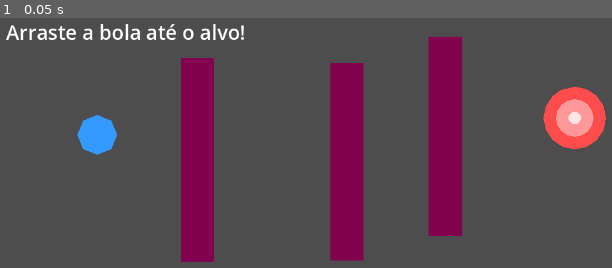
Above: before the commit, frame 1.
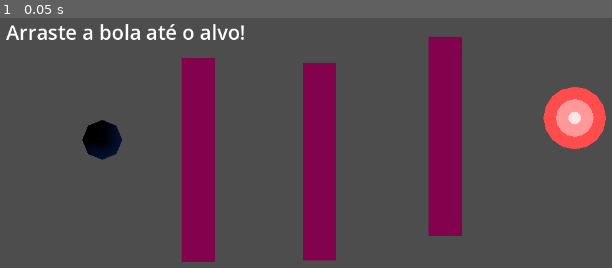
Above: after the commit, the same moment.

Repository: FernandaNHenriques/primeiro-game-alvo
Game: Godot game, scene res://Main.tscn
Two runs of this game, one before a commit and one after it. Both use one fixed random seed, a clock stepped at 60 frames per second and the inputs below.
Inputs:
- Up to frame 1 (0.05 s): no input

The runs differ from the first frame. In frame 1, 8.3% of the frame differs, in the area x 12-60%, y 16-98%.

Commit message:
Mensagem explicando o que foi feito

Diff:
--- a/primeiro-game-alvo-main/Ball.gd
+++ b/primeiro-game-alvo-main/Ball.gd
@@ -1,8 +1,9 @@
 extends CharacterBody2D
-
 
 var is_dragging = false
 var drag_speed = 300.0
+var drag_velocity = Vector2.ZERO
+var friction = 0.92  # Renomeei de deceleration, valor entre 0.85-0.98
 var target_position = Vector2.ZERO
 var start_position = Vector2.ZERO
 
@@ -21,6 +22,7 @@
 					is_dragging = true
 			else:
 				is_dragging = false
+
 	if event is InputEventMouseMotion and is_dragging:
 		target_position = get_global_mouse_position()
 
@@ -30,14 +32,20 @@
 		var distance = global_position.distance_to(target_position)
 
 		if distance > 5.0:
-			velocity = direction * drag_speed
+			# Suaviza a aceleração também
+			var target_velocity = direction * drag_speed
+			velocity = velocity.lerp(target_velocity, 0.3)
 		else:
+			velocity = velocity.lerp(Vector2.ZERO, 0.2)
+	else:
+		# Desaceleração gradual mais natural
+		velocity *= friction
+
+		# Para completamente quando muito devagar
+		if velocity.length() < 2.0:
 			velocity = Vector2.ZERO
 
-		move_and_slide()
-	else:
-		velocity = velocity.lerp(Vector2.ZERO, 0.1)
-		move_and_slide()
+	move_and_slide()
 
 func is_mouse_over_ball() -> bool:
 	var mouse_pos = get_global_mouse_position()
--- a/primeiro-game-alvo-main/GameManager.gd
+++ b/primeiro-game-alvo-main/GameManager.gd
@@ -25,7 +25,6 @@
 
 	label.text = "PARABÉNS! Você acertou o alvo!\nTentativas: %d" % attempts
 
-
 	restart_button.visible = true
 
 func _on_restart_pressed():
--- /dev/null
+++ b/primeiro-game-alvo-main/Main.gdshader
@@ -0,0 +1,27 @@
+shader_type canvas_item;
+
+uniform vec4 center_color : source_color = vec4(0.4, 0.7, 1.0, 1.0);  // Azul claro no centro
+uniform vec4 edge_color : source_color = vec4(0.1, 0.3, 0.9, 1.0);     // Azul escuro nas bordas
+uniform float gradient_intensity = 1.5;
+uniform float rim_intensity = 0.3;
+
+void fragment() {
+	vec4 tex = texture(TEXTURE, UV);
+
+	// Distância do centro (0.0 no centro, 1.0 nas bordas)
+	vec2 centered_uv = UV - vec2(0.5);
+	float dist = length(centered_uv) * 2.0;
+
+	// Cria o gradiente radial
+	float gradient = pow(dist, gradient_intensity);
+	vec4 color = mix(center_color, edge_color, clamp(gradient, 0.0, 1.0));
+
+	// Adiciona rim lighting (brilho nas bordas)
+	float rim = 1.0 - dist;
+	rim = pow(rim, 3.0) * rim_intensity;
+	color.rgb += vec3(rim);
+
+	// Aplica a textura original como máscara
+	COLOR = color * tex;
+	COLOR.a = tex.a;
+}
--- a/primeiro-game-alvo-main/Main.tscn
+++ b/primeiro-game-alvo-main/Main.tscn
@@ -1,13 +1,35 @@
-[gd_scene load_steps=9 format=3 uid="uid://cj7qkxm8qh8yk"]
+[gd_scene load_steps=14 format=3 uid="uid://cj7qkxm8qh8yk"]
 
 [ext_resource type="Script" uid="uid://c5no5hl4fkmef" path="res://GameManager.gd" id="1_3r3xw"]
 [ext_resource type="Script" uid="uid://cbhfacnoeqra0" path="res://Ball.gd" id="2_ball"]
+[ext_resource type="Shader" uid="uid://b8wnvhm23n4t2" path="res://Main.gdshader" id="3_cm0pq"]
 [ext_resource type="Script" uid="uid://clhkrsurwydj5" path="res://Target.gd" id="3_target"]
 
 [sub_resource type="CircleShape2D" id="CircleShape2D_ball"]
 radius = 32.0
 
-[sub_resource type="ViewportTexture" id="ViewportTexture_r0du0"]
+[sub_resource type="ShaderMaterial" id="ShaderMaterial_fos0i"]
+shader = ExtResource("3_cm0pq")
+shader_parameter/center_color = Color(0.4, 0.7, 1, 1)
+shader_parameter/edge_color = Color(0.1, 0.3, 0.9, 1)
+shader_parameter/gradient_intensity = 1.5
+shader_parameter/rim_intensity = 0.3
+
+[sub_resource type="Gradient" id="Gradient_fos0i"]
+
+[sub_resource type="GradientTexture2D" id="GradientTexture2D_3dxm6"]
+gradient = SubResource("Gradient_fos0i")
+width = 128
+height = 128
+fill = 1
+
+[sub_resource type="Gradient" id="Gradient_cm0pq"]
+
+[sub_resource type="GradientTexture2D" id="GradientTexture2D_fos0i"]
+gradient = SubResource("Gradient_cm0pq")
+width = 128
+height = 128
+fill = 1
 
 [sub_resource type="RectangleShape2D" id="RectangleShape2D_r0du0"]
 size = Vector2(50, 310.5)
@@ -27,7 +49,7 @@
 anchor_bottom = 1.0
 grow_horizontal = 2
 grow_vertical = 2
-color = Color(0.06823815, 0.49831897, 0.64678186, 1)
+color = Color(0.8489266, 0.9490085, 0.99810165, 1)
 
 [node name="Ball" type="CharacterBody2D" parent="."]
 position = Vector2(186, 227)
@@ -37,14 +59,20 @@
 shape = SubResource("CircleShape2D_ball")
 
 [node name="Sprite" type="Polygon2D" parent="Ball"]
+z_as_relative = false
+material = SubResource("ShaderMaterial_fos0i")
+position = Vector2(8, 8)
 color = Color(0.2, 0.6, 1, 1)
+texture = SubResource("GradientTexture2D_3dxm6")
 polygon = PackedVector2Array(-32, 0, -22.6274, 22.6274, 0, 32, 22.6274, 22.6274, 32, 0, 22.6274, -22.6274, 0, -32, -22.6274, -22.6274)
 
 [node name="Sprite2D" type="Sprite2D" parent="Ball"]
-modulate = Color(1, 1, 1, 0.003921569)
-position = Vector2(5, 10)
-scale = Vector2(0.6, 0.6)
-texture = SubResource("ViewportTexture_r0du0")
+modulate = Color(0, 0, 0, 0.003921569)
+z_index = -1
+z_as_relative = false
+position = Vector2(8, 8)
+scale = Vector2(0.751, 0.95)
+texture = SubResource("GradientTexture2D_fos0i")
 
 [node name="Wall" type="StaticBody2D" parent="."]
 
@@ -53,22 +81,22 @@
 shape = SubResource("RectangleShape2D_r0du0")
 
 [node name="ColorRect" type="ColorRect" parent="Wall"]
-offset_left = 320.0
+offset_left = 321.0
 offset_top = 104.0
-offset_right = 373.0
+offset_right = 374.0
 offset_bottom = 430.0
 color = Color(0.51456076, 0.008423556, 0.30501583, 1)
 
 [node name="Wall2" type="StaticBody2D" parent="."]
 
 [node name="CollisionShape2D" type="CollisionShape2D" parent="Wall2"]
-position = Vector2(585, 269)
+position = Vector2(543, 269)
 shape = SubResource("RectangleShape2D_r0du0")
 
 [node name="ColorRect" type="ColorRect" parent="Wall2"]
-offset_left = 559.0
+offset_left = 515.0
 offset_top = 112.0
-offset_right = 612.0
+offset_right = 568.0
 offset_bottom = 428.0
 color = Color(0.51456076, 0.008423556, 0.30501583, 1)
 
@@ -115,8 +143,8 @@
 label_settings = SubResource("LabelSettings_1")
 
 [node name="RestartButton" type="Button" parent="UI"]
-offset_left = 490.0
-offset_top = 400.0
-offset_right = 790.0
-offset_bottom = 480.0
+offset_left = 462.0
+offset_top = 520.0
+offset_right = 762.0
+offset_bottom = 600.0
 text = "Jogar Novamente"
Not shown, added: primeiro-game-alvo-main/Main.gdshader.uid
